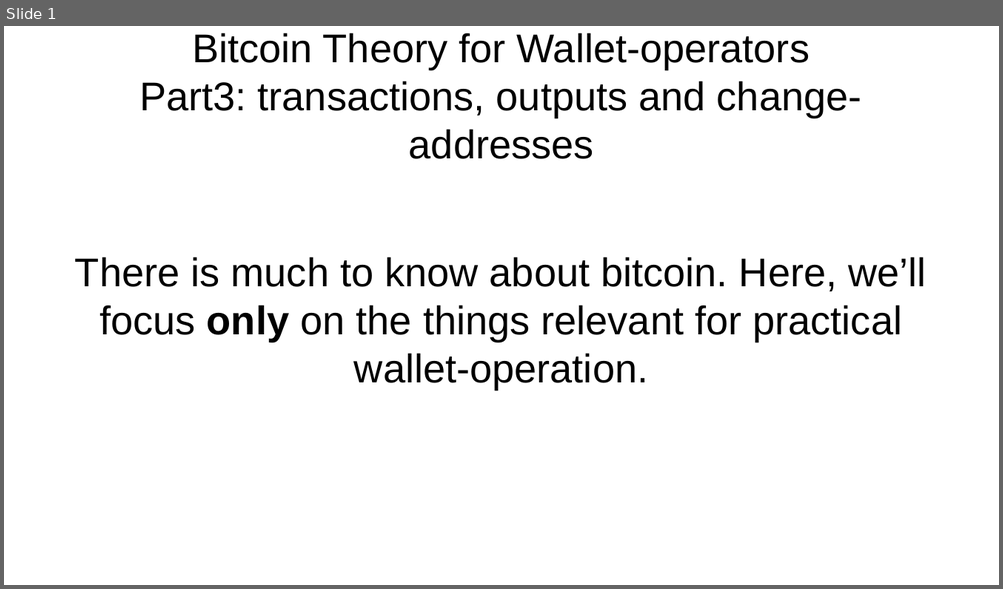
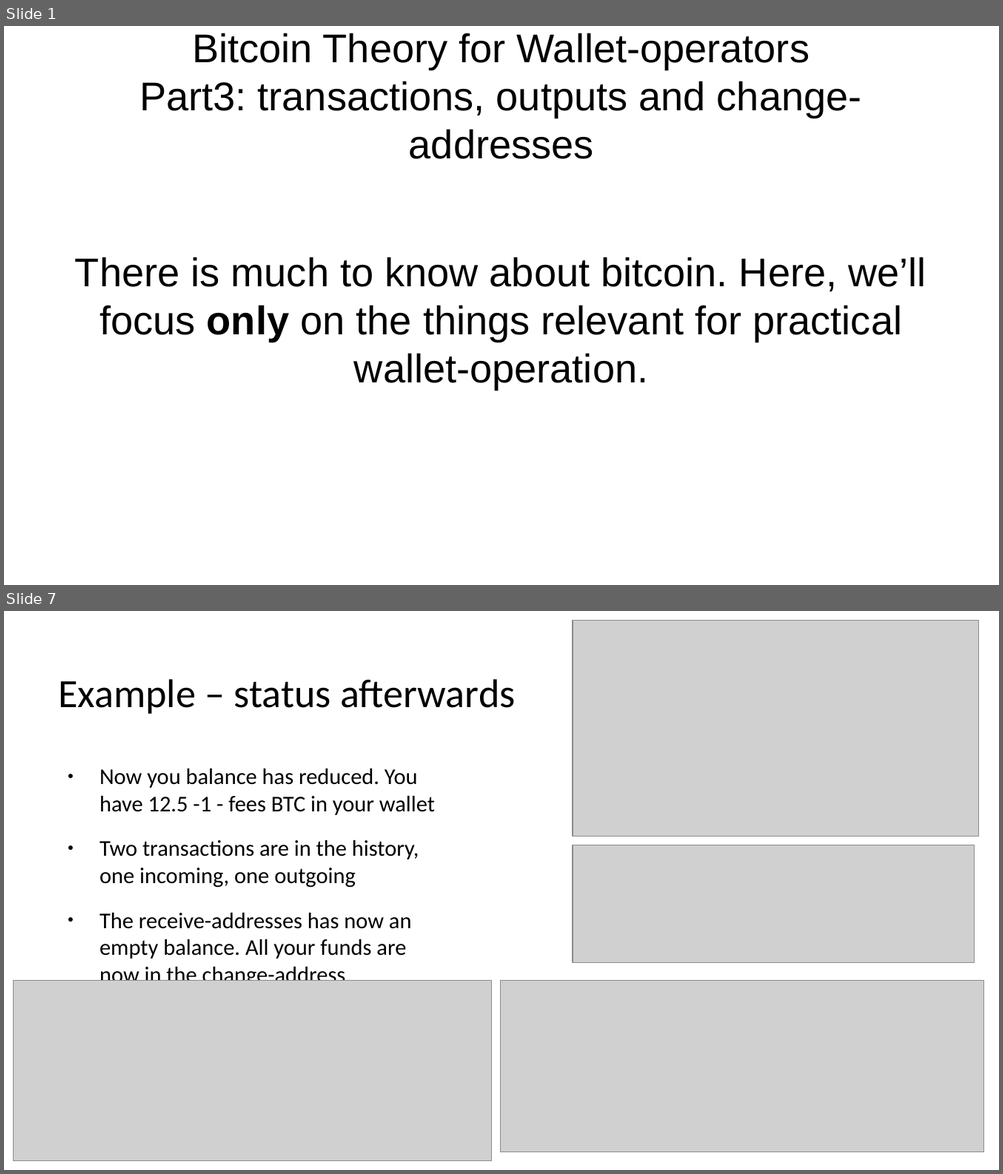
Before and after one commit to cryptoadvance/specter-education, a slide deck: content/bitcoin101/03_bitcoin-theory-outputs-changeaddresses.odp. Shown one above the other, each under a label of ours: slide 1 before the commit, slides 1 and 7 after it; the slides between them are not shown. The pictures are 1003x589 and 1003x1174 pixels, drawn with LibreOffice and Linux fonts; fonts in the diff are those of the drawing; grey boxes stand for pictures. Boxes give left, top, right and bottom in pixels: in the first picture for what was removed or moved away, otherwise in the second. Text is boxed around its words. In the diff, an @@ line names an element or a change of style, - is before the commit and + after.

```diff
--- a/content/bitcoin101/03_bitcoin-theory-outputs-changeaddresses.odp
+++ b/content/bitcoin101/03_bitcoin-theory-outputs-changeaddresses.odp
@@ slide 7 added at (4, 611, 999, 1170), background #FFFFFF @@
@@ picture added at (572, 620, 979, 837) @@
@@ title added at (58, 679, 515, 714), 32 pt, text #000000 @@
+Example – status afterwards
@@ text added at (99, 769, 435, 988), 18 pt, text #000000 @@
+● Now you balance has reduced. You have 12.5 -1 - fees BTC in your wallet
+● Two transactions are in the history, one incoming, one outgoing
+● The receive-addresses has now an empty balance. All your funds are now in the change-address
@@ picture added at (572, 846, 974, 963) @@
@@ picture added at (13, 981, 492, 1162) @@
@@ picture added at (501, 981, 984, 1153) @@
```
Also in this commit, not shown: 2 slides changed, 4 other slides added, 2 slides removed, 3 other files.
